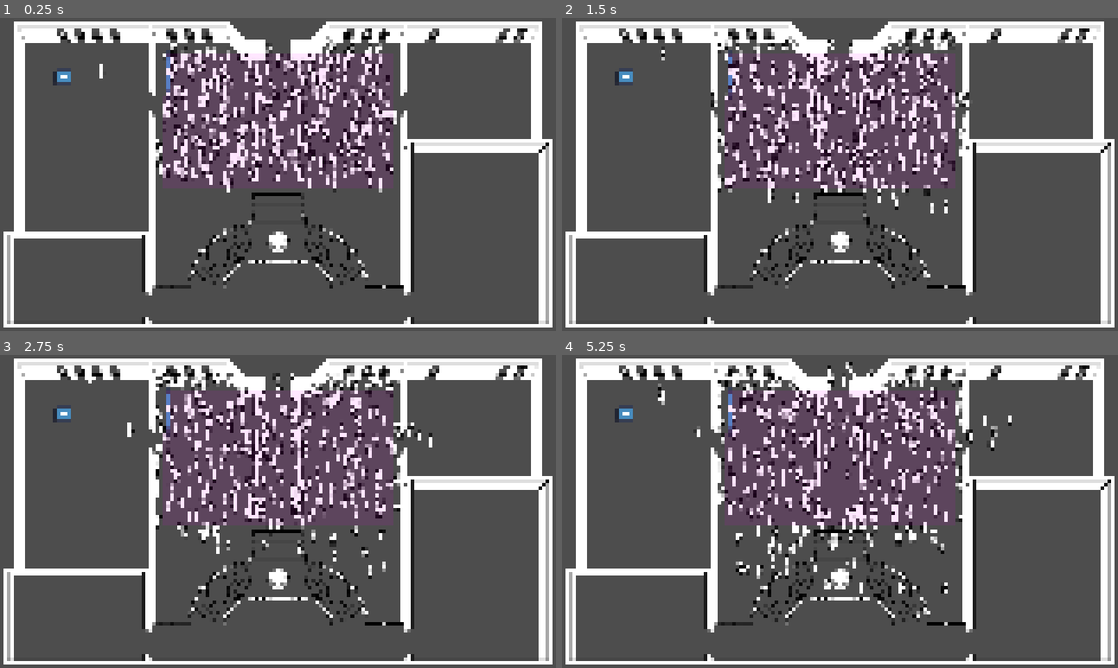
Above: before the commit, frames 1-4 (two rows, left to right).
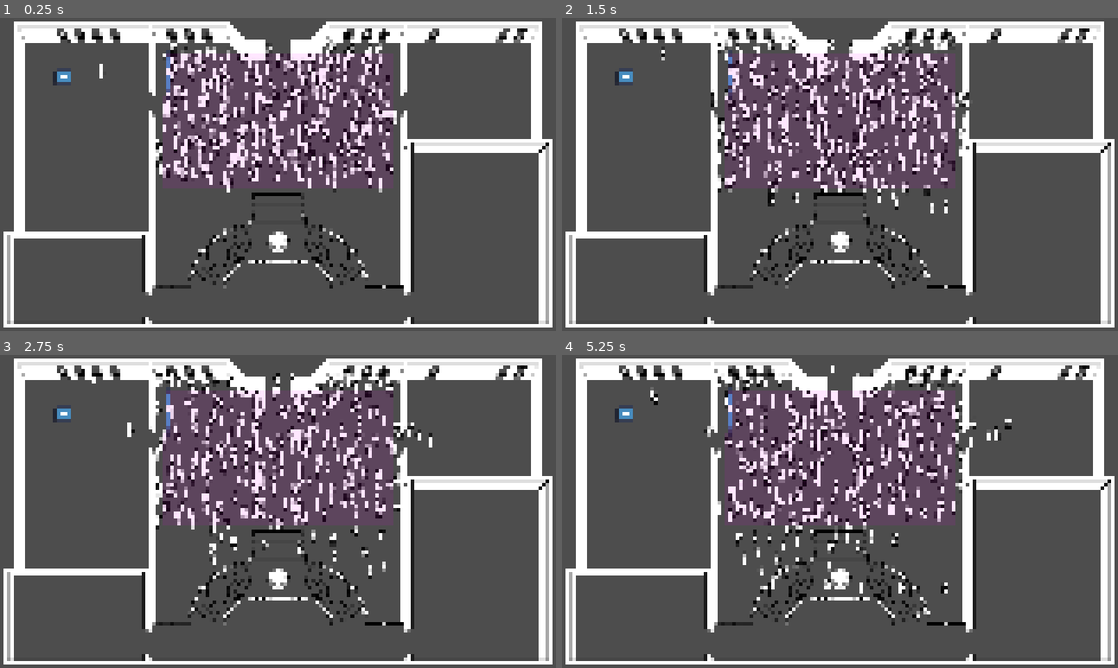
Above: after the commit, the same moments.

Repository: kscd/masquerade-ball-heist
Game: Godot game, scene res://scenes/level.tscn
Two runs of this game, one before a commit and one after it. Both use one fixed random seed, a clock stepped at 60 frames per second and the inputs below. This scene is started directly instead of the project's main scene. The engine's default icon, where the game draws it, is replaced by a stand-in: a white triangle on a blue panel in a dark square.
Inputs (mouse positions are in pixels of both pictures, inside the frame that each line leads up to):
- Up to frame 1 (0.25 s): no input
- Up to frame 2 (1.5 s): tap Enter at 0.5 s; move the mouse to (812, 237) at 0.52 s; hold W (up) from 0.53 s (still down); click (812, 237) at 0.67 s; move the mouse to (1006, 221) at 1.27 s
- Up to frame 3 (2.75 s): move the mouse to (111, 464) at 2.02 s; release W (up) at 2.03 s; hold A (left) from 2.03 s (still down)
- Up to frame 4 (5.25 s): move the mouse to (867, 511) at 2.77 s; click (867, 511) at 2.92 s; move the mouse to (756, 433) at 3.52 s; release A (left) at 3.53 s; hold S (down) 3.53-4.28 s; move the mouse to (962, 495) at 4.27 s; hold D (right) 4.28-5.03 s; move the mouse to (728, 527) at 5.02 s; hold W (up) from 5.03 s (still down); click (728, 527) at 5.17 s

The runs differ from the first frame. In frame 1, 0.2% of the frame differs, in the area x 29-37%, y 27-45%; in frame 2, 3.1%; in frame 3, 6.5%; in frame 4, 11%, in the area x 15-81%, y 2-75%.

Commit message:
Revert "Fix player collision"
This reverts commit 161ddc6519a4d384eeb4e525ec7daf2be9e3f0a7.

Diff:
--- a/scenes/player.tscn
+++ b/scenes/player.tscn
@@ -4,16 +4,16 @@
 [ext_resource type="PackedScene" uid="uid://bdrfq6cj47gsp" path="res://scenes/character.tscn" id="3_dqkch"]
 [ext_resource type="Script" uid="uid://p3wkkm523vyh" path="res://scripts/thief_controller.gd" id="3_qhqgy"]
 
-[sub_resource type="CircleShape2D" id="CircleShape2D_qhqgy"]
-radius = 19.235384
-
 [sub_resource type="CapsuleShape2D" id="CapsuleShape2D_qhqgy"]
-radius = 24.0
-height = 110.0
+height = 72.0
 
 [node name="Player" type="CharacterBody2D" unique_id=637585576 groups=["player"]]
-collision_layer = 3
+collision_layer = 6
 collision_mask = 3
+
+[node name="CollisionShape2D" type="CollisionShape2D" parent="." unique_id=1395806930]
+shape = SubResource("CapsuleShape2D_qhqgy")
+debug_color = Color(0, 0.6, 0.69803923, 1)
 
 [node name="InputHandler" type="Node" parent="." unique_id=1696016644]
 script = ExtResource("3_qhqgy")
@@ -23,15 +23,3 @@
 script = ExtResource("1_g2els")
 
 [node name="Character" parent="." unique_id=474885732 instance=ExtResource("3_dqkch")]
-
-[node name="Collider" type="CollisionShape2D" parent="." unique_id=2147147240]
-position = Vector2(0, -3)
-shape = SubResource("CircleShape2D_qhqgy")
-
-[node name="Area2D" type="Area2D" parent="." unique_id=458030172]
-collision_layer = 8
-
-[node name="ClickCollision" type="CollisionShape2D" parent="Area2D" unique_id=1395806930]
-position = Vector2(0, -43)
-shape = SubResource("CapsuleShape2D_qhqgy")
-debug_color = Color(0, 0.6, 0.69803923, 0.20392157)
